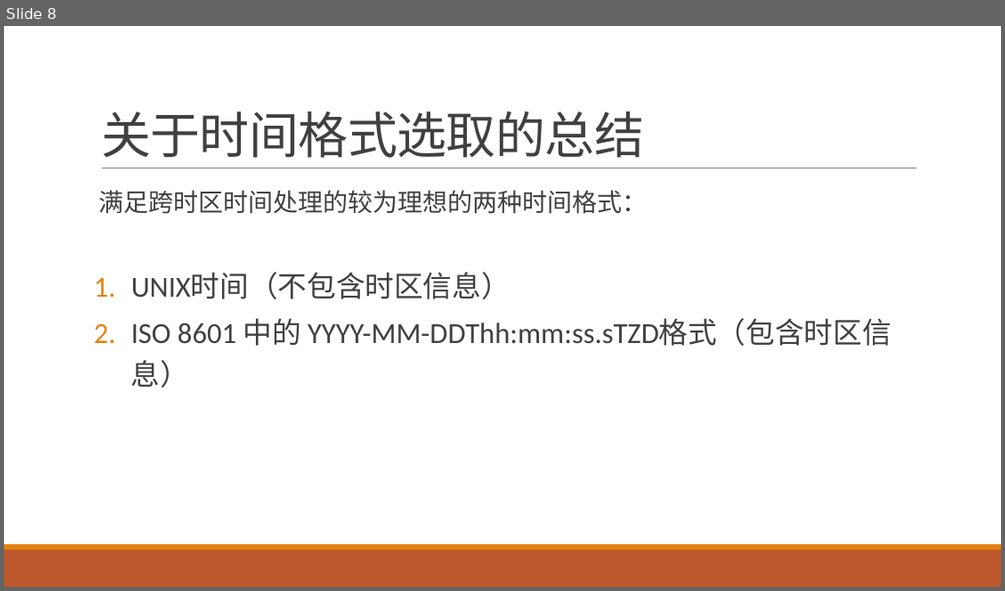
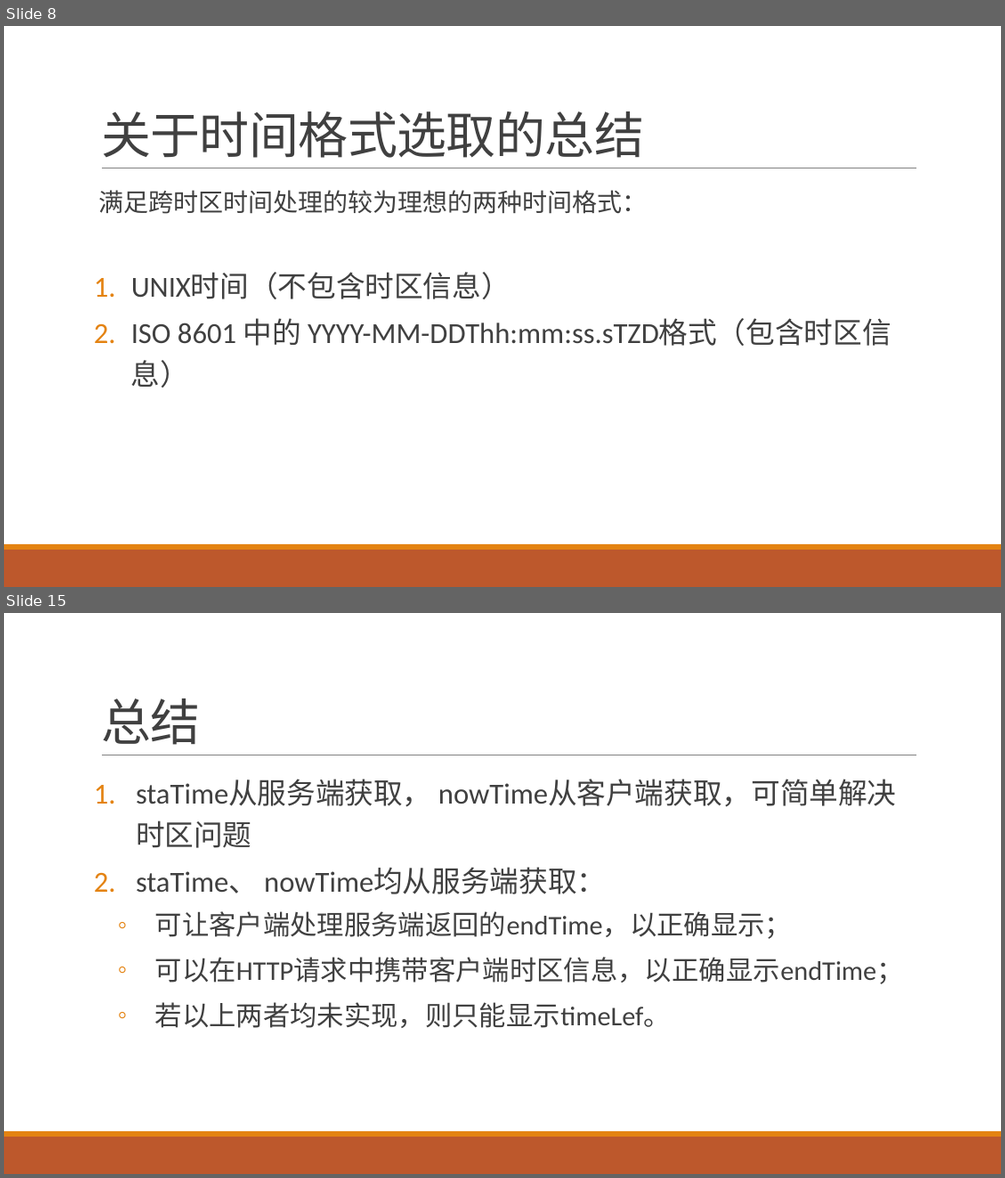
Before and after one commit to qidaneix/moment-research, a slide deck: 跨时区.pptx. Shown one above the other, each under a label of ours: slide 8 before the commit, slides 8 and 15 after it; the slides between them are not shown. The pictures are 1005x591 and 1005x1178 pixels, drawn with LibreOffice and Linux fonts; fonts in the diff are those of the drawing. Boxes give left, top, right and bottom in pixels: in the first picture for what was removed or moved away, otherwise in the second. Text is boxed around its words. In the diff, an @@ line names an element or a change of style, - is before the commit and + after.

```diff
--- a/跨时区.pptx
+++ b/跨时区.pptx
@@ slide 15 added at <box>4,613,1001,1174</box>, background #FFFFFF; not listed: 3 template elements that a slide beside it also shows @@
@@ title added at <box>101,698,200,745</box>, 48 pt, text #404040 @@
+总结
@@ text added at <box>136,779,904,1028</box>, 26 pt, text #404040 @@
+1. staTime从服务端获取， nowTime从客户端获取，可简单解决时区问题
+2. staTime、 nowTime均从服务端获取：
+  ◦ 可让客户端处理服务端返回的endTime，以正确显示；
+  ◦ 可以在HTTP请求中携带客户端时区信息，以正确显示endTime；
+  ◦ 若以上两者均未实现，则只能显示timeLef。
```
Also in this commit, not shown: 1 slide changed, 5 other slides added, 1 slide removed, 2 other files.
